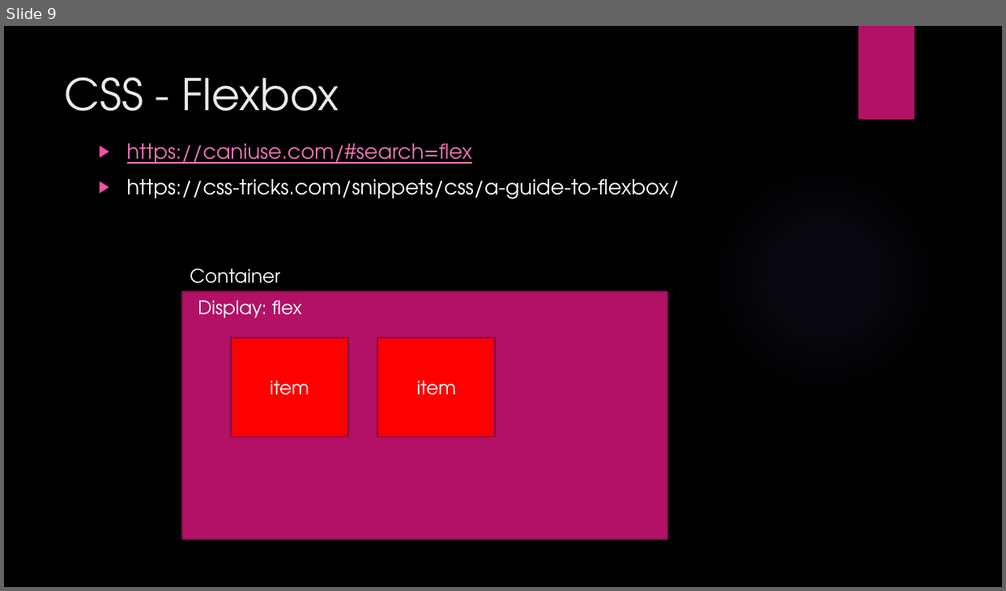
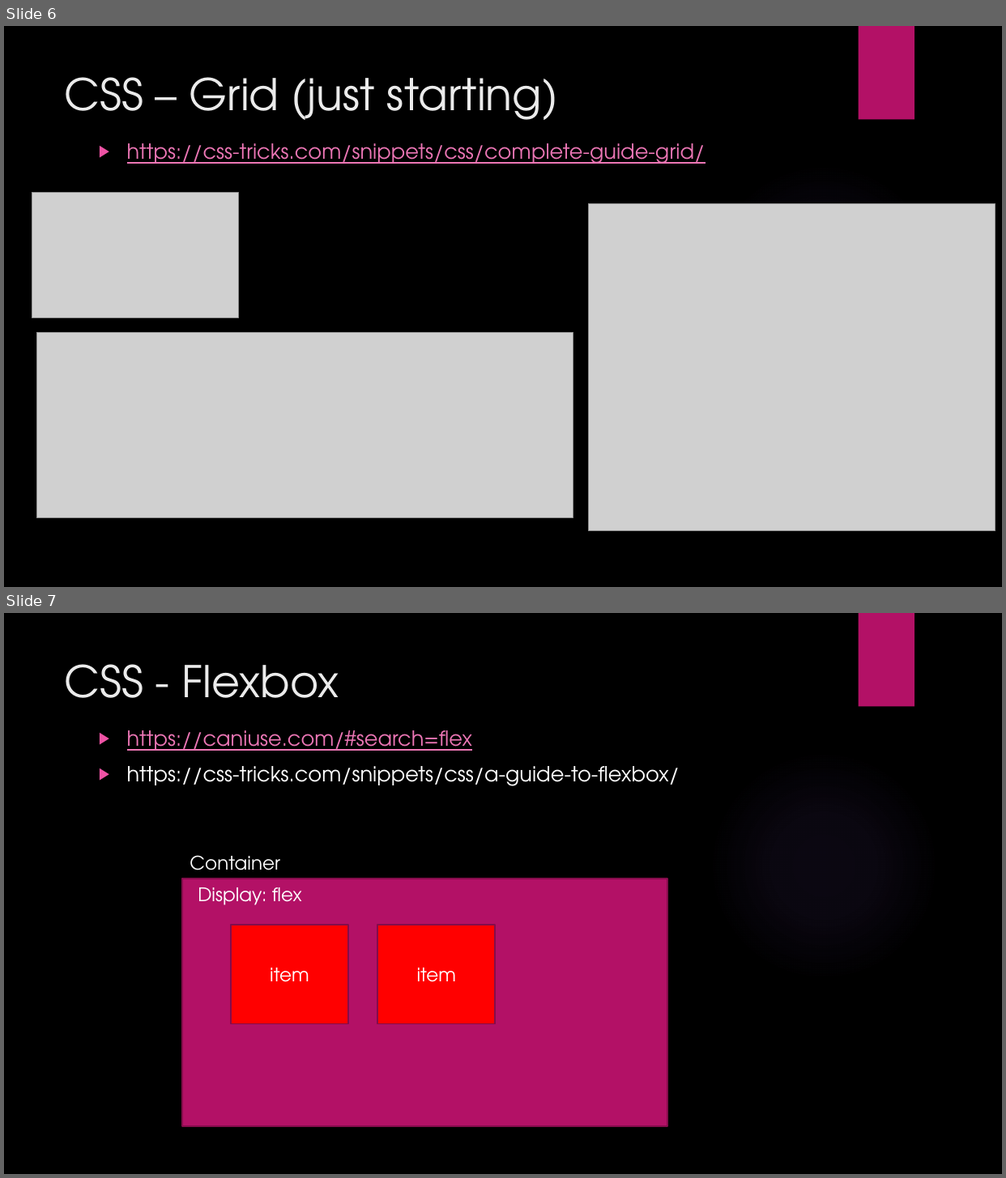
Before and after one commit to talyaron/full-stack, a slide deck: HTML/02 - CSS3/HTML CSS3.pptx. Shown one above the other, each under a label of ours: slide 9 before the commit, slides 6 and 7 after it. The pictures are 1006x591 and 1006x1178 pixels, drawn with LibreOffice and Linux fonts; fonts in the diff are those of the drawing; grey boxes stand for pictures; background and template pictures are left out. Boxes give left, top, right and bottom in pixels: in the first picture for what was removed or moved away, otherwise in the second. Text is boxed around its words. In the diff, an @@ line names an element or a change of style, - is before the commit and + after.

Commit message:
css-grid

```diff
--- a/HTML/02 - CSS3/HTML CSS3.pptx
+++ b/HTML/02 - CSS3/HTML CSS3.pptx
@@ slide 6 added at (4, 26, 1002, 587), background picture (left out); not listed: 2 template elements that a slide beside it also shows @@
@@ title added at (65, 77, 558, 120), 42 pt, text #EBEBEB @@
+CSS – Grid (just starting)
@@ text added at (127, 143, 705, 164), 20 pt, text #EC76B5, underline @@
+▶ https://css-tricks.com/snippets/css/complete-guide-grid/
@@ picture added at (32, 193, 238, 318) @@
@@ picture added at (589, 203, 995, 531) @@
@@ picture added at (36, 332, 573, 518) @@
@@ what was slide 9 is now slide 7 @@
```
Also in this commit, not shown: 1 slide changed, 3 other slides added, 1 slide removed.
